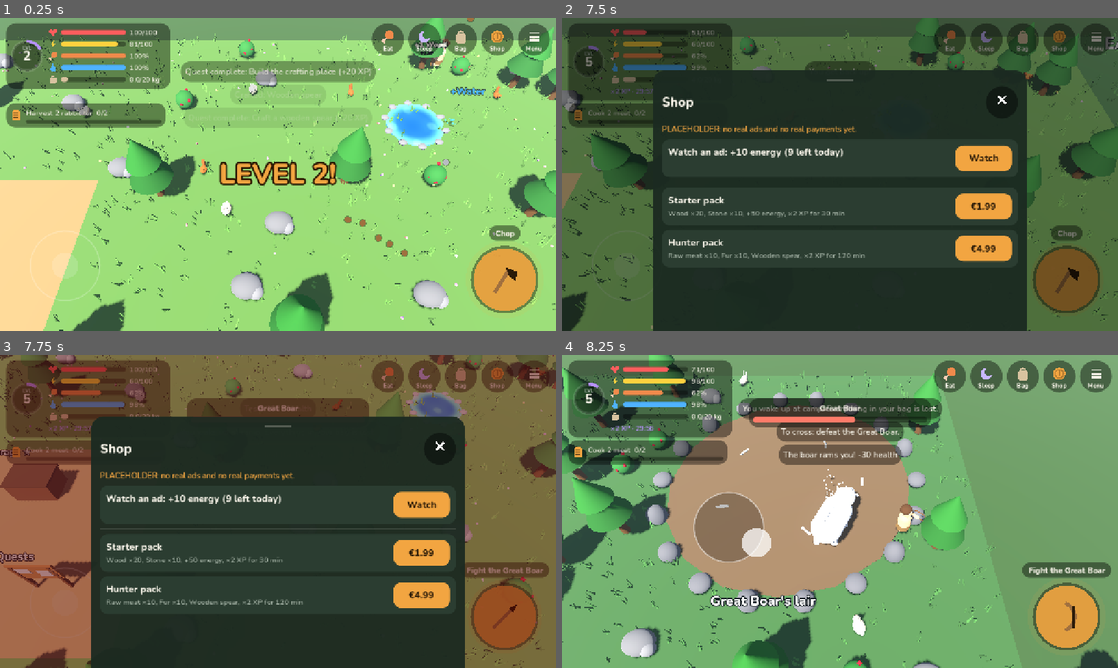
Above: before the commit, frames 1-4 (two rows, left to right).
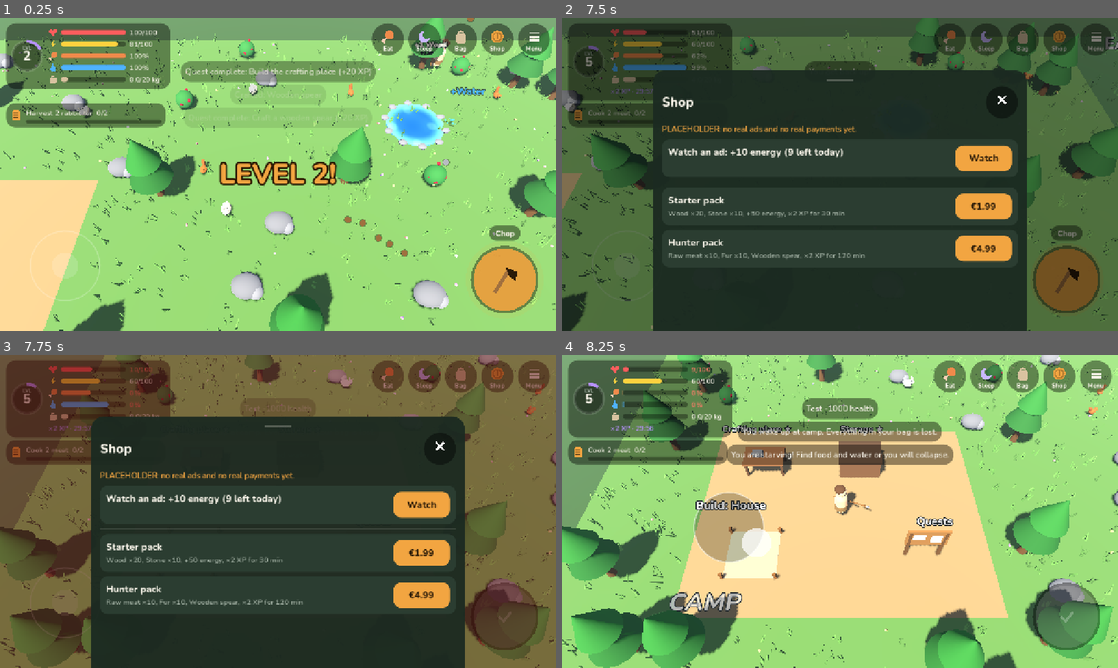
Above: after the commit, the same moments.

Repository: kallistesoft/huntingGame
Game: Godot game, scene res://tests/smoke_test.tscn
The game is run twice, just before and just after one commit, with the same random seed, the same clock (stepped at 60 frames per second) and the same inputs. This scene is started directly instead of the project's main scene.
Inputs (mouse positions are in pixels of both pictures, inside the frame that each line leads up to):
- Up to frame 1 (0.25 s): no input
- Up to frame 2 (7.5 s): click (984, 39) at 0.5 s; click (984, 39) at 1.25 s; click (951, 39) at 2 s; click (1023, 39) at 2.77 s; click (1056, 39) at 3.52 s; click "Watch an ad: get back up with…" at 4.25 s; click "Give up: wake up at camp, los…" at 5 s; click (1095, 39) at 5.77 s; tap Enter at 6.5 s; move the mouse to (962, 158) at 6.52 s; hold D 6.53-7.25 s; tap E at 6.6 s; click (962, 158) at 6.67 s; tap Space at 6.77 s; click "Watch" at 7.25 s
- Up to frame 3 (7.75 s): no input
- Up to frame 4 (8.25 s): drag from (728, 527) to (812, 574) at 8.02 s

Frames 1-2 are identical in both runs. In frame 3, 22% of the frame differs, in the area x 0-100%, y 0-100%; in frame 4, 93%.

Commit message:
Starvation drains health; tools stay when giving up
Food or water at 0 drains 1 health per second each, with a warning every
few seconds, and can knock the hunter out. Giving up restores food and
water to at least 50% so waking at home doesn't loop straight back into
starving. Tools and storage are kept, as confirmed by the owner.

Co-Authored-By: Claude Opus 5.5 <noreply@anthropic.com>
Claude-Session: https://claude.ai/code/session_01SNjk2ZxVoGbKpR7JG3CqWQ

Diff:
--- a/scripts/autoload/data.gd
+++ b/scripts/autoload/data.gd
@@ -12,6 +12,8 @@
 const HEALTH_REGEN := 0.5 # per second while food and water are above LOW_NEED
 const REVIVE_HEALTH := 0.5 # share of max health after the "get back up" ad
 const REVIVE_GRACE := 2.0 # seconds the hunter can't be hit after getting back up
+const STARVE_DAMAGE := 1.0 # health lost per second for each of food/water at 0
+const WAKE_NEEDS := 50.0 # food and water after giving up and waking at home
 const HUNGER_PER_SEC := 100.0 / 480.0 # full to empty in 8 minutes
 const THIRST_PER_SEC := 100.0 / 300.0 # full to empty in 5 minutes
 const SLEEP_NEED_RATE := 0.5 # hunger/thirst drain multiplier while asleep
--- a/scripts/autoload/game_state.gd
+++ b/scripts/autoload/game_state.gd
@@ -41,6 +41,7 @@
 var has_player_position := false
 
 var _autosave_left := AUTOSAVE_SECONDS
+var _starve_warn_left := 0.0
 
 
 func _ready() -> void:
@@ -60,6 +61,7 @@
 	thirst = maxf(0.0, thirst - Data.THIRST_PER_SEC * delta * drain)
 	if not is_dead() and hunger > Data.LOW_NEED and thirst > Data.LOW_NEED:
 		health = minf(Data.MAX_HEALTH, health + Data.HEALTH_REGEN * delta)
+	_starve(delta)
 	_update_timers(t)
 	_autosave_left -= delta
 	if _autosave_left <= 0.0:
@@ -247,11 +249,32 @@
 func damage(amount: float, source: String) -> void:
 	if is_dead() or now() < protected_until:
 		return
+	notify("%s -%d health" % [source, amount])
+	_lose_health(amount)
+
+
+func _lose_health(amount: float) -> void:
 	health = maxf(0.0, health - amount)
-	notify("%s -%d health" % [source, amount])
 	if is_dead():
+		sleep_until = 0.0
 		died.emit()
 	changed.emit()
+
+
+## Food or water at 0 drains health; both at 0 drain twice as fast.
+func _starve(delta: float) -> void:
+	var empty := int(hunger <= 0.0) + int(thirst <= 0.0)
+	if empty == 0 or is_dead():
+		_starve_warn_left = 0.0
+		return
+	health = maxf(0.0, health - Data.STARVE_DAMAGE * empty * delta)
+	_starve_warn_left -= delta
+	if _starve_warn_left <= 0.0:
+		_starve_warn_left = 8.0
+		var need := "food and water" if empty == 2 else ("food" if hunger <= 0.0 else "water")
+		notify("You are starving! Find %s or you will collapse." % need)
+	if is_dead():
+		_lose_health(0.0)
 
 
 ## Death choice 1: watch a rewarded ad and get back up where you fell.
@@ -263,7 +286,7 @@
 			return
 		health = Data.MAX_HEALTH * Data.REVIVE_HEALTH
 		protected_until = now() + Data.REVIVE_GRACE
-		notify("You get back up!")
+		notify("You get back up!" if hunger > 0.0 and thirst > 0.0 else "You get back up! Eat and drink quickly.")
 		changed.emit()
 		save_game())
 
@@ -274,6 +297,8 @@
 		return
 	inventory = {}
 	health = Data.MAX_HEALTH
+	hunger = maxf(hunger, Data.WAKE_NEEDS)
+	thirst = maxf(thirst, Data.WAKE_NEEDS)
 	sleep_until = 0.0
 	var at_house := structure_tier("house") > 0
 	notify("You wake up %s. Everything in your bag is lost." % ("in your house" if at_house else "at camp"))
--- a/tests/smoke_test.gd
+++ b/tests/smoke_test.gd
@@ -237,6 +237,19 @@
 	check(Game.storage.get("stone", 0) == 4, "give up: storage is kept")
 	check(Shapes.flat(player).distance_to(world.CAMP.get_center()) < 8.0, "give up: back at camp")
 
+	# Starvation: food and water at 0 drain health until the hunter collapses.
+	Game.hunger = 0.0
+	Game.thirst = 0.0
+	Game.health = 10.0
+	await get_tree().create_timer(1.0).timeout
+	check(Game.health < 9.0, "starving drains health")
+	Game.health = 0.5
+	await get_tree().create_timer(1.0).timeout
+	check(Game.is_dead(), "starvation knocks the hunter out")
+	Game.give_up()
+	check(Game.hunger >= Data.WAKE_NEEDS and Game.thirst >= Data.WAKE_NEEDS, "waking at home restores some food and water")
+	await _frames(2)
+
 
 func _test_boss_and_pass() -> void:
 	print("Boss and mountain pass")
Not shown, changed: CLAUDE.md
